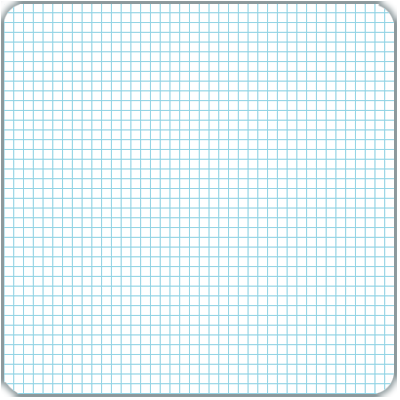
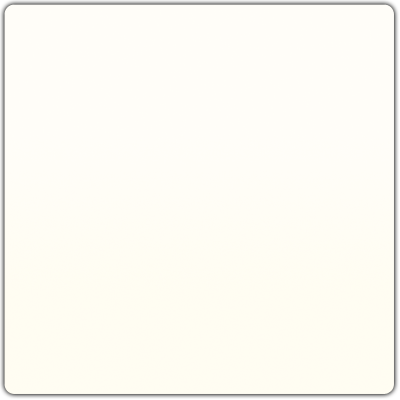
Two versions of the same layered image (400×400). Layer-by-layer changes:
renamed "Group 2" to "Layer 4", painted on it over left=1, top=1, right=397, bottom=397
